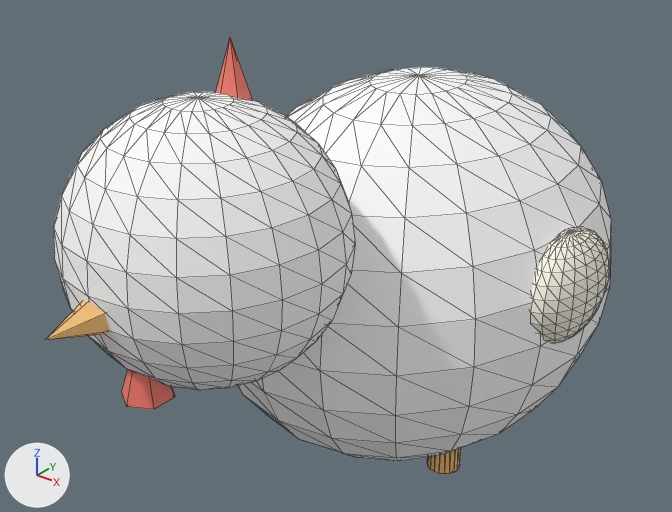
Two versions of the glTF model public/models/chicken.glb, one commit apart.
Before and after are seen from a camera (50 mm lens) standing at (1.36, -2.01, 1.8) and looking at (-0.11, -0.17, 0.66). Lighting does not change. The marker at lower left points along +X, +Y and +Z. The first picture is the older version. Mesh edges are drawn as thin lines. Where no turn or scale is listed for an object, it has been applied to the vertices. Vertices at exactly the same position are counted once.

Objects in the first picture: 'CkBeak', 'CkBody', 'CkComb', 'CkHead', 'CkLegR', 'CkWattle', 'CkWingR'.
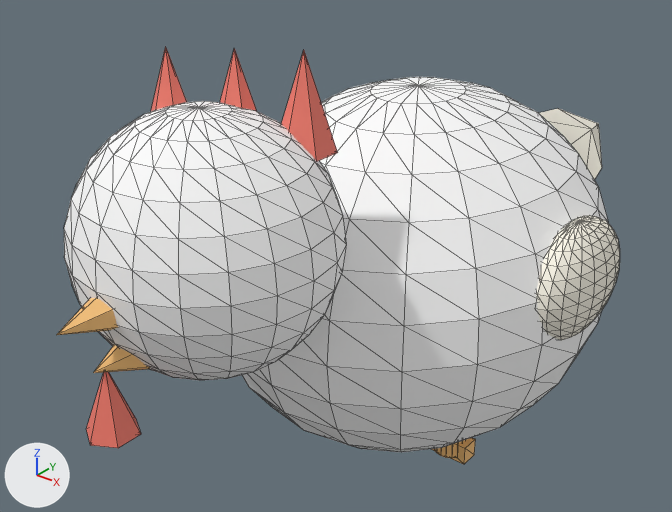
Where the newer file only moved an object's origin or applied its transform, the numbers keep the older frame.

What changed in the scene script:
```text
Change me_sphere_158:
    used by ob_ckbody; location = (0.0, 0.05, 0.6)
    remove me_sphere_158.from_pydata(...)  # 262 vertices, 520 faces; spans x -0.55..0.55, y -0.66..0.66, z -0.55..0.55
    add me_sphere_158.from_pydata(...)  # 262 vertices, 520 faces; spans x -0.55..0.55, y -0.633..0.633, z -0.522..0.522
    me_sphere_158 part 1: the whole mesh is scaled about its middle by (1, 0.958, 0.95)
Change me_sphere_159:
    used by ob_ckhead; location = (0.0, -0.75, 0.95)
    remove me_sphere_159.from_pydata(...)  # 262 vertices, 520 faces; spans x -0.32..0.32, y -0.32..0.32, z -0.32..0.32
    add me_sphere_159.from_pydata(...)  # 262 vertices, 520 faces; spans x -0.3..0.3, y -0.3..0.3, z -0.3..0.3
    me_sphere_159 part 2: 262 vertices removed from x -0.32..0.32, y -0.32..0.32, z -0.32..0.32; 262 vertices added at x -0.3..0.3, y -0.3..0.3, z -0.3..0.3, forming a UV sphere (20 segments, 14 rings, poles along z)
Change me_cylinder_053:
    used by ob_cklegr; location = (0.18, 0.0, 0.15)
    remove me_cylinder_053.from_pydata(...)  # 40 vertices, 76 faces; spans x -0.05..0.05, y -0.05..0.05, z -0.175..0.175
    add me_cylinder_053.from_pydata(...)  # 36 vertices, 68 faces; spans x -0.049..0.049, y -0.05..0.05, z -0.15..0.15
    me_cylinder_053 part 3: the whole mesh is rebuilt
Add me_cone_063:
    me_cone_063.from_pydata([(0.018, -0.209, -0.16), (0.13, -0.2, -0.113), (0.177, -0.196, 0.0), (0.13, -0.2, 0.113), (0.018, -0.209, 0.16), (-0.095, -0.219, 0.113), (-0.142, -0.223, 0.0), (-0.095, -0.219, -0.113), (-0.018, 0.209, 0.0)], [], [(0, 8, 1), (1, 8, 2), (2, 8, 3), (3, 8, 4), (4, 8, 5), (5, 8, 6), (7, 0, 1), (1, 2, 3), (3, 4, 5), (5, 6, 7), (7, 1, 3), (3, 5, 7), (6, 8, 7), (7, 8, 0)])
    me_cone_063.materials.append(mat_cream)  # white #fdf8ea
Add me_cube_135:
    me_cube_135.from_pydata(...)  # a box spanning x -0.07..0.07, y -0.03..0.03, z -0.03..0.03
    me_cube_135.materials.append(mat_orange)  # orange #f9c47c
Add me_cone_059:
    me_cone_059.from_pydata(...)  # a 6-sided cone pointing to +z spanning x -0.061..0.061, y -0.07..0.07, z -0.11..0.11
    me_cone_059.materials.append(mat_applered)  # red #f37c6c
Add me_cone_056:
    me_cone_056.from_pydata(...)  # a 6-sided cone pointing to -y spanning x -0.061..0.061, y -0.08..0.08, z -0.07..0.07
    me_cone_056.materials.append(mat_orange)  # orange #f9c47c
Change ob_ckbeak:
    ob_ckbeak.location: (0.0, -1.05, 0.9) -> (0.0, -1.03, 0.9)
Change ob_ckcomb:
    ob_ckcomb.location: (0.0, -0.65, 1.25) -> (-0.12, -0.72, 1.24)
Change ob_cklegr:
    ob_cklegr.location: (0.18, 0.0, 0.15) -> (0.17, 0.05, 0.15)
Change ob_ckwattle:
    ob_ckwattle.location: (0.0, -0.95, 0.75) -> (0.0, -1.05, 0.7)
Change ob_ckwingr:
    ob_ckwingr.location: (0.5, 0.0, 0.7) -> (0.5, 0.05, 0.7)
    ob_ckwingr.scale: (0.3, 0.6, 0.5) -> (0.28, 0.65, 0.5)
Add ob_cktail_002:
    ob_cktail_002 = bpy.data.objects.new('CkTail.002', me_cone_063)
    ob_cktail_002.location = (0.14, 0.8, 0.8)
Add ob_ckfootr:
    ob_ckfootr = bpy.data.objects.new('CkFootR', me_cube_135)
    ob_ckfootr.location = (0.17, 0.05, 0.02)
Add ob_ckcomb_002:
    ob_ckcomb_002 = bpy.data.objects.new('CkComb.002', me_cone_059)
    ob_ckcomb_002.location = (0.12, -0.56, 1.24)
Add ob_ckcomb_001:
    ob_ckcomb_001 = bpy.data.objects.new('CkComb.001', me_cone_059.copy())
    ob_ckcomb_001.location = (0.0, -0.64, 1.24)
Add ob_ckbeakl:
    ob_ckbeakl = bpy.data.objects.new('CkBeakL', me_cone_056)
    ob_ckbeakl.location = (0.0, -1.0, 0.78)
```

Location of each change, (x1, y1, x2, y2) in pixels of the pictures (672 x 512 px):
'CkBody', rescaled
    before: (238, 67, 611, 461)
    after: (242, 77, 608, 452)
'CkHead', reshaped (6% narrower, 6% shorter)
    before: (54, 91, 355, 390)
    after: (64, 101, 346, 381)
'CkWingR', moved, rescaled (6% wider, 7% taller)
    before: (530, 227, 609, 344)
    after: (536, 215, 620, 340)
'CkWattle', moved
    before: (122, 370, 175, 409)
    after: (86, 372, 141, 448)
'CkComb.002', added (red)
    after: (281, 51, 338, 162)
'CkComb', moved
    before: (216, 37, 253, 100)
    after: (151, 47, 187, 111)
'CkTail.002', added
    after: (539, 108, 602, 180)
'CkBeak', moved
    before: (46, 301, 110, 340)
    after: (57, 298, 118, 335)
'CkComb.001', added (red)
    after: (220, 48, 257, 111)
'CkBeakL', added (orange)
    after: (94, 345, 150, 373)
'CkLegR', reshaped, moved (mostly hidden afterwards)
    before: (427, 448, 461, 474)
    after: (434, 440, 465, 458)
'CkFootR', added
    after: (432, 438, 476, 464)
